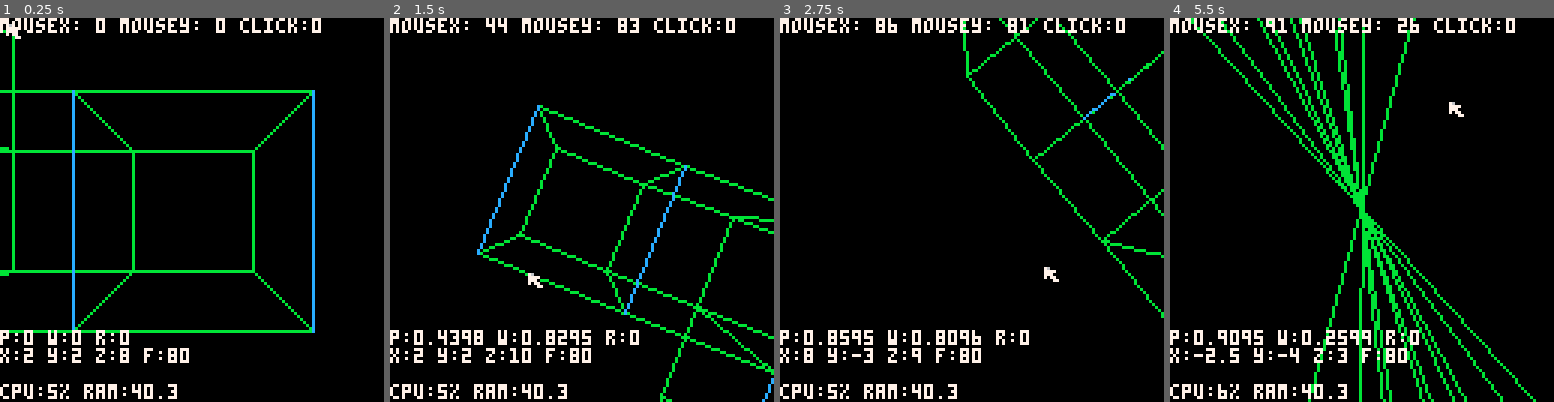
Above: before the commit, frames 1-4 (left to right).
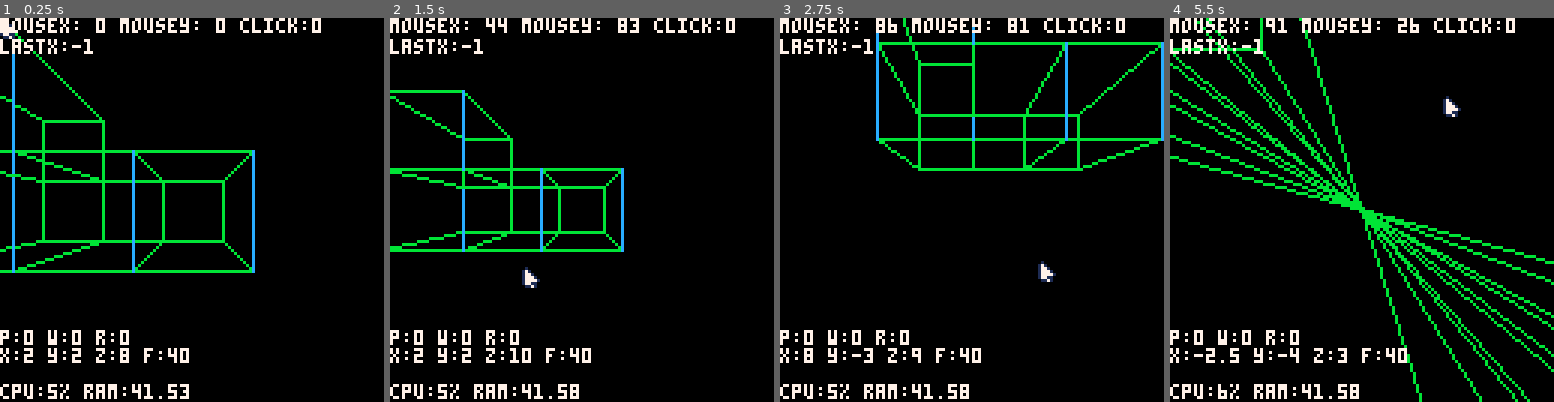
Above: after the commit, the same moments.

Repository: kepikoi/tetrominis
Game: PICO-8 cartridge space.p8
Two runs of this game, one before a commit and one after it. Both use one fixed random seed, a clock stepped at 60 frames per second and the inputs below.
Inputs (mouse positions are in pixels of both pictures, inside the frame that each line leads up to):
- Up to frame 1 (0.25 s): no input
- Up to frame 2 (1.5 s): tap O (Z key) at 0.33, 0.7, 1.43 s; click (459, 121) at 0.67 s; tap X (X key) at 1.07 s; click (520, 267) at 1.22 s
- Up to frame 3 (2.75 s): click (975, 114) at 1.77 s; hold Left 1.97-2.37 s; tap X (X key) at 2.07, 2.4, 2.73 s; tap O (Z key) at 2.22 s; click (1037, 259) at 2.32 s; hold Down from 2.42 s (still down)
- Up to frame 4 (5.5 s): release Down at 2.82 s; click (1492, 106) at 2.87 s; hold Right 2.87-3.53 s; tap X (X key) every 0.33 s from 3.07 to 5.4 s; tap O (Z key) at 3.1, 3.98, 4.87 s; click (1254, 256) at 3.42 s; hold Up 3.58-4.08 s; click (1315, 102) at 3.97 s; hold Right 4.13-4.53 s; click (1381, 248) at 4.52 s; hold Down 4.58-5.08 s; click (1442, 94) at 5.07 s; hold Left from 5.13 s (still down)

The runs differ from the first frame. In frame 1, 6.5% of the frame differs, in the area x 0-83%, y 1-100%; in frame 2, 8.8%; in frame 3, 7.3%; in frame 4, 14%, in the area x 0-100%, y 0-100%.

Commit message:
Change pitch relative to mouse position

Diff:
--- a/space.p8
+++ b/space.p8
@@ -22,10 +22,13 @@
 		p = 0, --pitch - rotation around x axis
 		w = 0, --yaw - rotation around y axis
 		r = 0, --roll - rotation around z axis
-		f = 80 --focal length of camera
+		f = 40 --focal length of camera
 	}
 
+	lastclickstats = {}
+
 	models = {};
+
 	add(models,makecube(0,0,0,4))
 	add(models,makecube(4,0,0,4))
 	add(models,makecube(8,0,0,4))
@@ -34,63 +37,15 @@
 
 function makecube(x,y,z,side)
 	local _v = {}
-	for i = 0, 8 do
-		local _x = i%2==1 and x or x+side
-		local _y = i%4>1 and y or y+side
-		local _z = i%8>3 and z or z+side
-		add(_v,{_x,_y,_z})
-	end
 	local _f={{1,2,4,3},{5,6,8,7},{1,5,7,3},{2,6,8,4}}
 
-	return {
+	local model = {
 		v=_v,
-		f=_f
-	}
-end
-
-function point(_x,_y,_z)
-	return {
-		x = _x,
-		y = _y,
-		z = _z
-	}
-end
-
-function get2d(x,y,z)
-
-	local _dx = x-camera.x
-	local _dy = y-camera.y
-	local _dz = z-camera.z
-
-	local _rx = cos(camera.p)*_dx - sin(camera.p) * _dy
-	local _ry = sin(camera.p)*_dx + cos(camera.p) * _dy
-
-	local _x=  64 + _rx / _dz * camera.f
-	local _y =  64 + _ry / _dz * camera.f
-
-	--_x = 64 + (cos(camera.p) * x-camera.x - sin(camera.p)) * y-camera.y / z-camera.z * camera.f
-
-	return {
-		x =	_x,
-		y = _y
-	}
-end
-
-function _update()
-	listencontrols()
-end
-
-function drawmouse()
-	spr(1,stat(32),stat(33))
-end
-
-function _draw()
-	cls()
-
-		for model in all(models) do
-
-			local f = model.f
-			local v = model.v
+		f=_f,
+		draw = function(self)
+
+			local f = self.f
+			local v = self.v
 
 			for _f in all(f) do --get all faces
 
@@ -111,10 +66,55 @@
 				end
 			end
 		end
+	}
+	for i = 0, 8 do
+		local _x = i%2>0 and x or x+side
+		local _y = i%4>1 and y or y+side
+		local _z = i%8>3 and z or z+side
+		add(_v,{_x,_y,_z})
+	end
+
+
+	return model
+end
+
+function get2d(x,y,z)
+
+	local _dx = x-camera.x
+	local _dy = y-camera.y
+	local _dz = z-camera.z
+
+	local _rx = cos(camera.p)*_dx - sin(camera.p) * _dy
+	local _ry = sin(camera.p)*_dx + cos(camera.p) * _dy
+
+	local _x=  64 + _rx / _dz * camera.f
+	local _y =  64 + _ry / _dz * camera.f
+
+	return {
+		x =	_x,
+		y = _y
+	}
+end
+
+function _update()
+	listencontrols()
+end
+
+function drawmouse()
+	spr(1,stat(32),stat(33))
+end
+
+function _draw()
+	cls()
+
+	for model in all(models) do
+		model:draw()
+	end
 
 	drawmouse()
 
 	print('mousex: '..stat(32)..' mousey: '..stat(33)..' click:'..stat(34),0,0,7)
+	print('lastx:'..lastclickstats.x,0,7,7)
 	print('p:'..camera.p..' w:'..camera.w..' r:'..flrd(camera.r,2),0,104,7)
 	print('x:'..flrd(camera.x,2)..' y:'..flrd(camera.y,2)..' z:'..flrd(camera.z,2)..' f:'..camera.f,0,110,7)
 	--print('vertices:'..#v..' faces:'..#f,0,116,7)
@@ -135,23 +137,29 @@
 	if btn(4) then camera.z += 0.5 end
 	if btn(5) then camera.z -= 0.5 end
 
-
 	if stat(34) == 1 then
-
-		camera.w = stat(33)*0.01
-		camera.p = stat(32)*0.01
+		if (lastclickstats.x == -1) then
+			lastclickstats.x = stat(32)
+			lastclickstats.y = stat(33)
+			lastclickstats.p = camera.p
+			lastclickstats.w = camera.w
+		end
+
+		camera.p = lastclickstats.p+(lastclickstats.x-stat(32))*0.01
+		camera.w = lastclickstats.w+(lastclickstats.y-stat(33))*0.01
+	else
+		lastclickstats.x =  -1
 	end
 
-
 end
 __gfx__
-00000000000000000000000000000000000000000000000000000000000000000000000000000000000000000000000000000000000000000000000000000000
-00000000000000000000000000000000000000000000000000000000000000000000000000000000000000000000000000000000000000000000000000000000
-00700700007600000000000000000000000000000000000000000000000000000000000000000000000000000000000000000000000000000000000000000000
-00077000007777000000000000000000000000000000000000000000000000000000000000000000000000000000000000000000000000000000000000000000
-00077000007770000000000000000000000000000000000000000000000000000000000000000000000000000000000000000000000000000000000000000000
-00700700007077000000000000000000000000000000000000000000000000000000000000000000000000000000000000000000000000000000000000000000
-00000000000007700000000000000000000000000000000000000000000000000000000000000000000000000000000000000000000000000000000000000000
+00000000010000000000000000000000000000000000000000000000000000000000000000000000000000000000000000000000000000000000000000000000
+00000000171000000000000000000000000000000000000000000000000000000000000000000000000000000000000000000000000000000000000000000000
+00700700177100000000000000000000000000000000000000000000000000000000000000000000000000000000000000000000000000000000000000000000
+00077000177710000000000000000000000000000000000000000000000000000000000000000000000000000000000000000000000000000000000000000000
+00077000177771000000000000000000000000000000000000000000000000000000000000000000000000000000000000000000000000000000000000000000
+00700700177110000000000000000000000000000000000000000000000000000000000000000000000000000000000000000000000000000000000000000000
+00000000011710000000000000000000000000000000000000000000000000000000000000000000000000000000000000000000000000000000000000000000
 00000000000000000000000000000000000000000000000000000000000000000000000000000000000000000000000000000000000000000000000000000000
 00000000000000000000000000000000000000000000000000000000000000000000000000000000000000000000000000000000000000000000000000000000
 00000000000000000000000000000000000000000000000000000000000000000000000000000000000000000000000000000000000000000000000000000000
